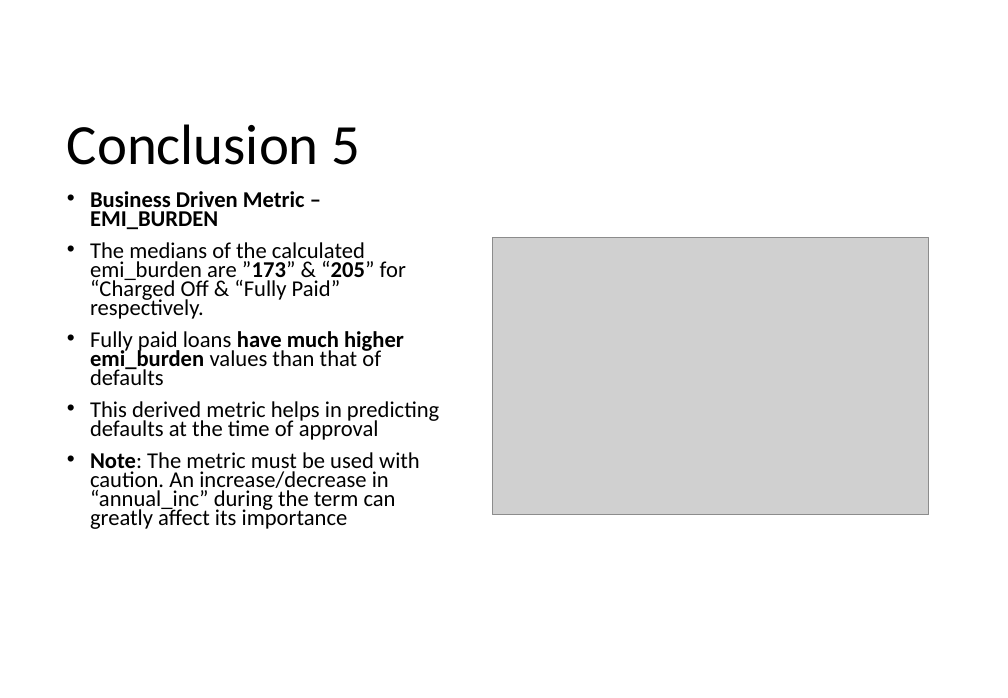
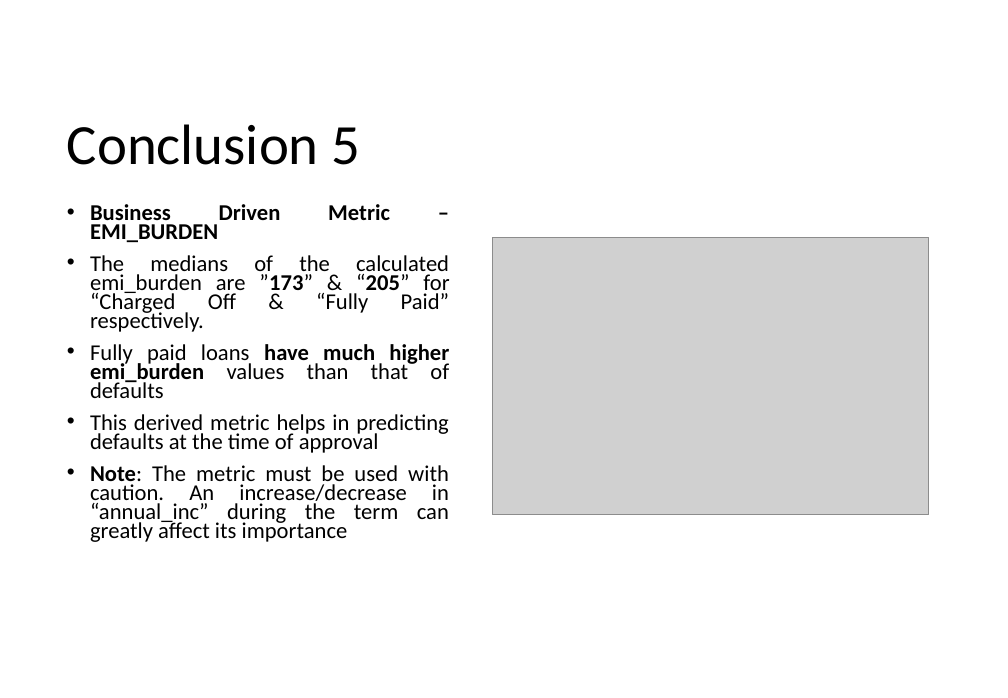
Before and after one commit to krishnajiraoh/upGrad_lending_club_case_study, a slide deck: slide 5 of Insights.pptx. Drawn at 1008x698 pixels with LibreOffice and Linux fonts; fonts in the diff are those of the drawing; grey boxes stand for pictures. Boxes give left, top, right and bottom in pixels: in the first picture for what was removed or moved away, otherwise in the second. Text is boxed around its words. In the diff, an @@ line names an element or a change of style, - is before the commit and + after.

```diff
--- a/Insights.pptx
+++ b/Insights.pptx
@@ text "Business Driven Metric – EMI_BURDEN": place and size @@
-text "Business Driven Metric – EMI_BURDEN" at [90, 191, 439, 529]
+text "Business Driven Metric – EMI_BURDEN" at [90, 204, 450, 542]
@@ text "Business Driven Metric – EMI_BURDEN" at [90, 204, 450, 542]: alignment left to justified @@
```
Also in this commit, not shown: 8 other slides changed.
